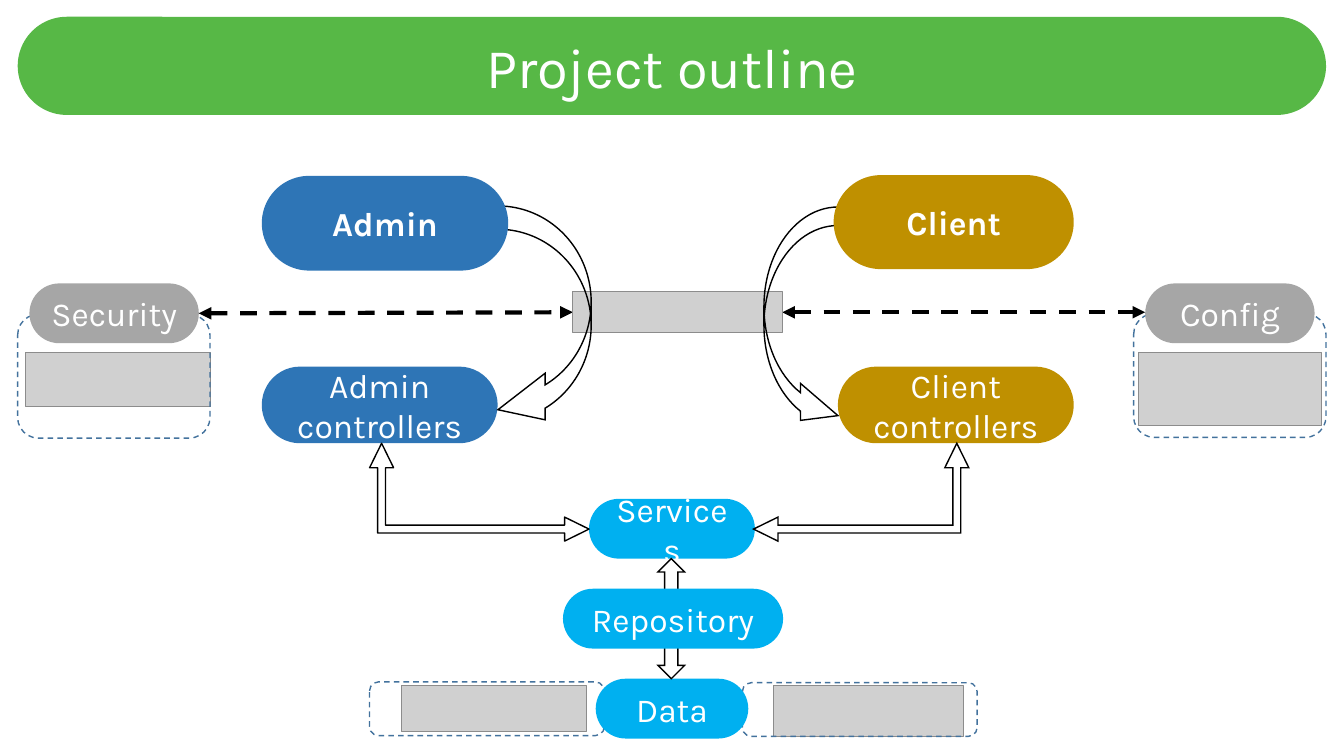
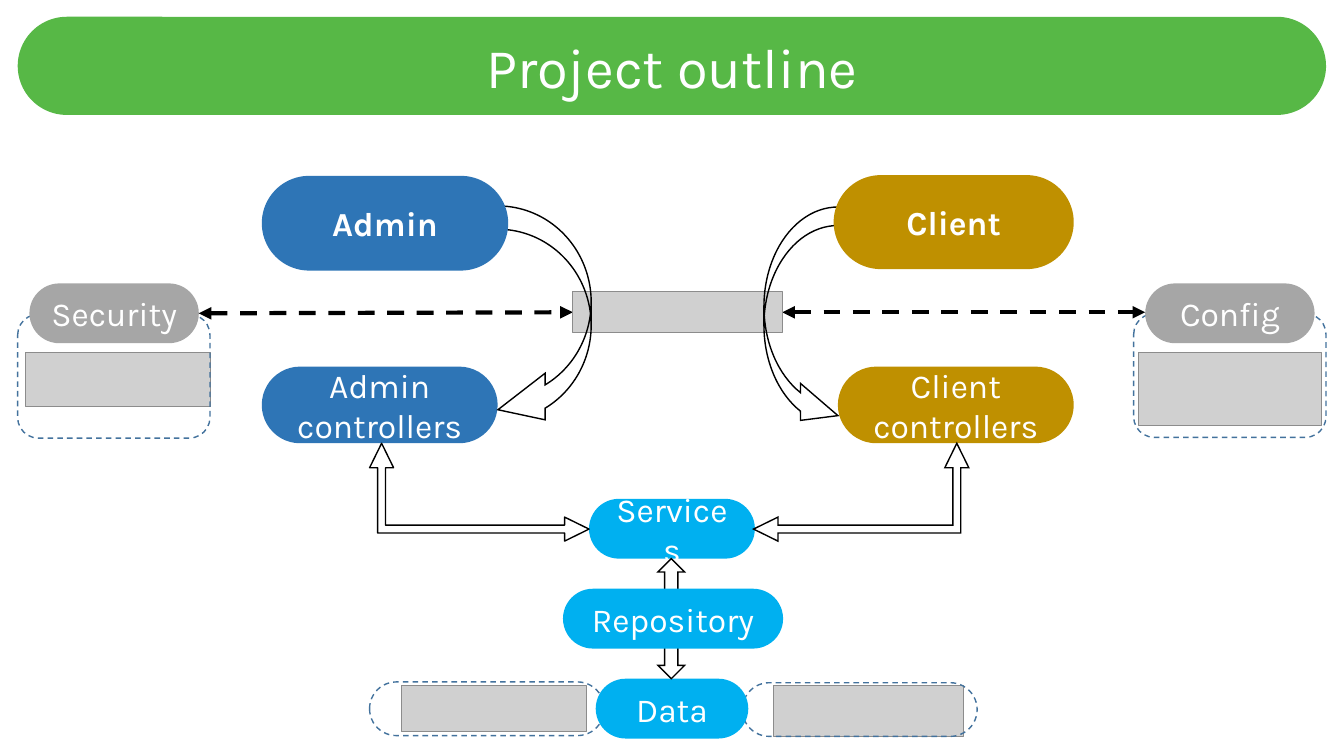
Before and after one commit to MartinStoyanoff/Spider-Puppies, a slide deck: slide 2 of Presentation/Spider-one-outline.pptx. Drawn at 1344x756 pixels with LibreOffice and Linux fonts; fonts in the diff are those of the drawing; grey boxes stand for pictures. Boxes give left, top, right and bottom in pixels: in the first picture for what was removed or moved away, otherwise in the second. Text is boxed around its words. In the diff, an @@ line names an element or a change of style, - is before the commit and + after.

```diff
--- a/Presentation/Spider-one-outline.pptx
+++ b/Presentation/Spider-one-outline.pptx
@@ rounded rectangle at <box>370,683,605,736</box>: proportions changed @@
@@ rounded rectangle at <box>743,683,978,736</box>: proportions changed @@
```
Also in this commit, not shown: 2 other slides changed, 7 slides removed, 13 other files.
